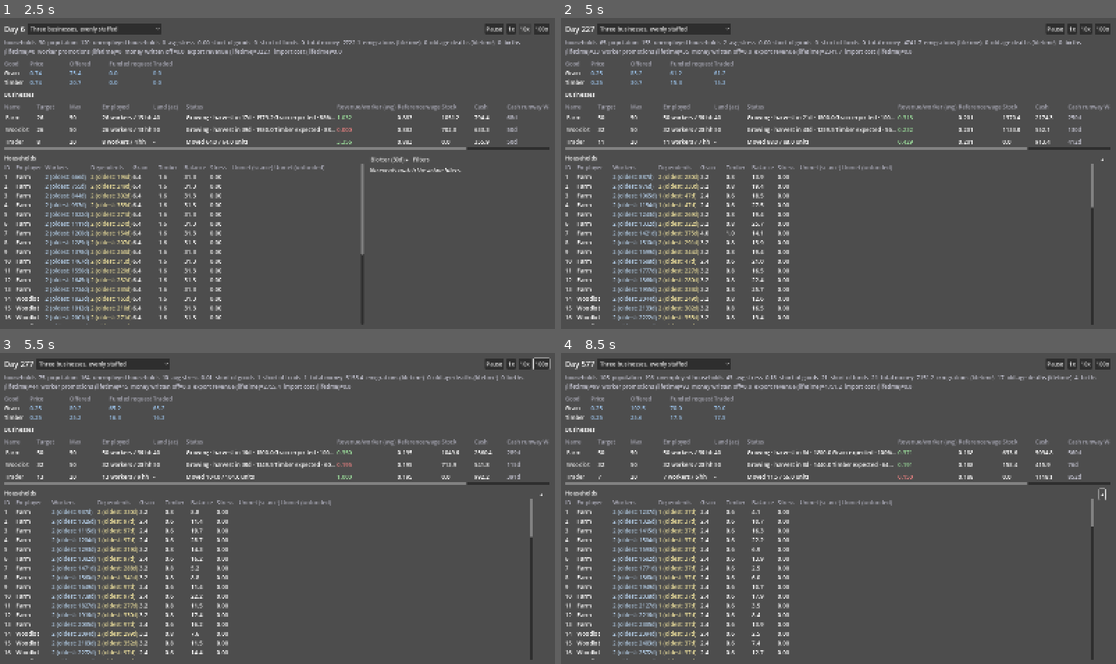
Above: before the commit, frames 1-4 (two rows, left to right).
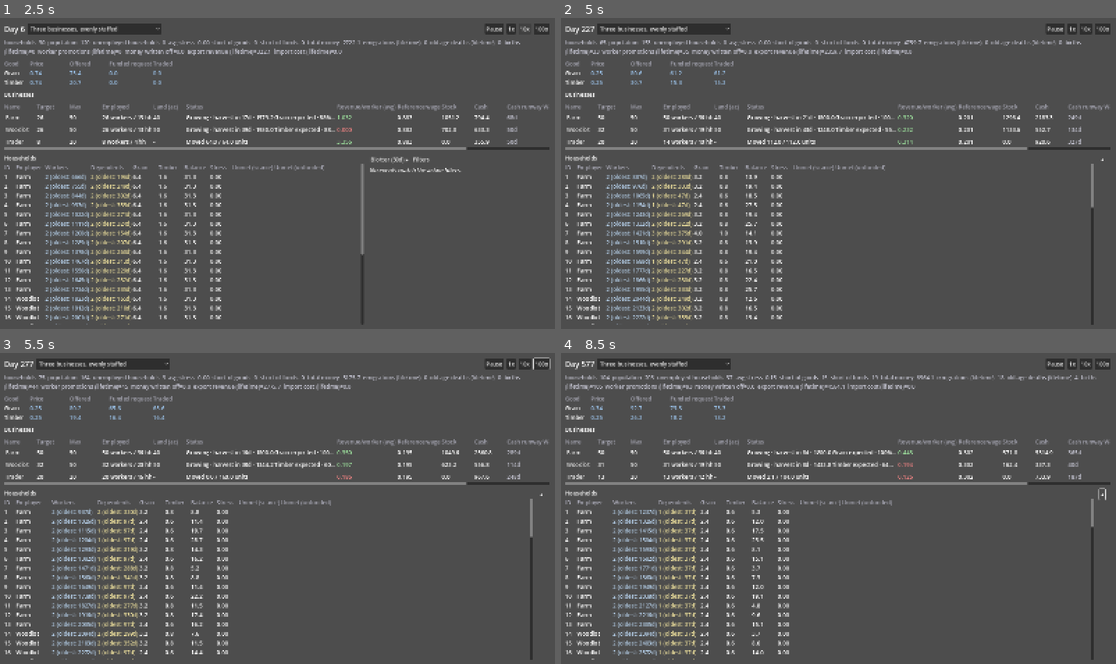
Above: after the commit, the same moments.

Repository: forsman5/sitka
Game: Godot game, scene res://scenes/sim/he_dashboard.tscn
Same seed, same stepped clock (60 frames per second), same inputs: the game is played once before the commit and once after it. This scene is started directly instead of the project's main scene.
Inputs (mouse positions are in pixels of both pictures, inside the frame that each line leads up to):
- Up to frame 1 (2.5 s): click "Three businesses, evenly staf…" at 0.5 s; click "1x" at 1.25 s; click "10x" at 2 s
- Up to frame 2 (5 s): click "100x" at 2.75 s; tap Enter at 3.5 s; move the mouse to (960, 157) at 3.52 s; hold Right (ui_right) 3.53-4.25 s; hold Q 3.53-4.25 s; click (960, 157) at 3.67 s; drag from (727, 189) to (810, 235) at 4.27 s
- Up to frame 3 (5.5 s): move the mouse to (333, 440) at 5.02 s; hold Right (ui_right) from 5.03 s (still down); hold Alt from 5.03 s (still down)
- Up to frame 4 (8.5 s): release Right (ui_right) at 5.75 s; release Alt at 5.75 s; drag from (810, 570) to (672, 461) at 5.77 s; move the mouse to (1005, 555) at 6.52 s; hold Left (ui_left) 6.53-7.25 s; hold Shift 6.53-7.25 s; drag from (672, 461) to (755, 430) at 7.27 s; move the mouse to (866, 508) at 8.02 s; hold Down (ui_down) from 8.03 s (still down); hold E from 8.03 s (still down); click (866, 508) at 8.17 s

Frame 1 is identical in both runs. In frame 2, 4.9% of the frame differs, in the area x 6-94%, y 7-99%; in frame 3, 0.7%; in frame 4, 1.1%.

Commit message:
Stabilize trader staffing across harvest cycles

Diff:
--- a/scripts/sim/harness/run_household_economy.gd
+++ b/scripts/sim/harness/run_household_economy.gd
@@ -27,6 +27,7 @@
 	_check_event_history_survives_busy_categories()
 	_check_field_model_dynamics()
 	_check_labor_self_tunes_toward_profitable_business()
+	_check_trader_employment_does_not_churn_between_harvests()
 	_check_emigration_actually_happens()
 	_check_life_cycle_births_and_aging()
 	_check_old_age_deaths_actually_happen()
@@ -467,6 +468,24 @@
 	_assert(late["trader"]["rolling_average_revenue_per_worker"] > 0.0,
 		"Trader should be earning real revenue by day 300, not stuck at 0 like the permanently-dead-capacity bug this test guards against")
 
+## Supplier harvests arrive every few weeks, so a Trader should not lay off
+## workers every time a single seven-day stretch contains no surplus. Check
+## both the plain and Bloomery economies after their initial adjustment.
+func _check_trader_employment_does_not_churn_between_harvests() -> void:
+	print("\n=== Trader: staffing remains stable across supplier harvest gaps ===")
+	for scenario in ["build_three_business_economy", "build_three_business_economy_with_bloomery"]:
+		var sim := _new_sim(scenario)
+		var late_layoff_days := 0
+		for _day in 500:
+			sim.advance_ticks(1)
+			if sim.day <= 210:
+				continue
+			var latest_firing := sim.get_business_employment_events(HEScenarioSeeds.TRADER_BUSINESS_ID, "fired", 1)
+			if not latest_firing.is_empty() and latest_firing[0]["day"] == sim.day - 1:
+				late_layoff_days += 1
+		print("  %s: %d Trader layoff days from day 211 to 500" % [scenario, late_layoff_days])
+		_assert(late_layoff_days <= 4, "Trader repeatedly laid off staff between supplier harvests in %s (%d layoff days)" % [scenario, late_layoff_days])
+
 func _business_snapshot(sim: HESimulation, day: int) -> Dictionary:
 	sim.advance_ticks(day - sim.day)
 	var out := {}
--- a/scripts/sim/household_economy/he_simulation.gd
+++ b/scripts/sim/household_economy/he_simulation.gd
@@ -154,6 +154,9 @@
 ## today-but-conceptually-distinct constant for the zero-capacity recovery
 ## case below, which has no wage signal to be proportional to at all.
 const CAPACITY_EVAL_INTERVAL_DAYS := 7
+## Trader revenue arrives in batches after supplier harvests; one decision
+## per roughly farm-harvest interval avoids reacting to the same gap weekly.
+const TRADER_CAPACITY_EVAL_INTERVAL_DAYS := 21
 const CAPACITY_STEP_MAX_WORKERS := 4
 const CAPACITY_TRIAL_HIRE_WORKERS := 4
 const WAGE_PROFIT_MARGIN := 0.1
@@ -1289,13 +1292,13 @@
 ## How often (in days, always a whole multiple of CAPACITY_EVAL_INTERVAL_
 ## DAYS so it still only ever fires on one of the ticks the calling
 ## _daily_tick has already gated on that cadence) a business's TARGET
-## capacity should actually be re-evaluated. A field-model business grows
-## its own re-evaluation cadence with its production lag (roughly a sixth
-## of its own growth cycle) instead of always using the flat weekly
-## default -- see _evaluate_business_capacity's doc comment for why judging
-## it that often would compound many step changes before the first one's
-## effect on revenue is even visible.
+## capacity should actually be re-evaluated. Trader uses three weeks because
+## its suppliers release stock in harvest batches. A field-model business
+## grows its cadence with its production lag (roughly a sixth of its growth
+## cycle) so step changes do not compound before output responds.
 func _capacity_eval_interval_days(b: HEBusiness) -> int:
+	if b.kind == HEBusiness.Kind.TRADER:
+		return TRADER_CAPACITY_EVAL_INTERVAL_DAYS
 	if not b.uses_field_model():
 		return CAPACITY_EVAL_INTERVAL_DAYS
 	var weeks: int = maxi(1, roundi(float(b.growth_days) / 6.0 / float(CAPACITY_EVAL_INTERVAL_DAYS)))
--- a/scripts/sim/household_economy/records/he_business.gd
+++ b/scripts/sim/household_economy/records/he_business.gd
@@ -17,8 +17,8 @@
 ## recipe and produces nothing. Instead it draws down whichever PRODUCTION
 ## business's stock has grown past a comfortable reserve, converting it to
 ## money at a deliberately low price -- see he_simulation.gd's _run_trade.
-## Everything else about it (hiring, wages, weekly capacity self-tuning) is
-## identical to a PRODUCTION business.
+## It uses the same hiring and wage rules, but its capacity decision uses a
+## longer revenue window and review interval to span supplier harvests.
 ##
 ## A PRODUCTION business's `recipe.inputs` (e.g. the Bloomery: wood +
 ## iron ore -> iron) are bought business-to-business and retained in its
@@ -31,6 +31,10 @@
 const HEField = preload("res://scripts/sim/household_economy/records/he_field.gd")
 
 const WAGE_ROLLING_WINDOW_DAYS := 7
+## The seeded Woodlot's four stands harvest roughly 45 days apart. A Trader
+## can see no export revenue in a one-week window even while its trade is
+## profitable over a supplier's harvest cycle.
+const TRADER_REVENUE_WINDOW_DAYS := 45
 
 ## Independent of WAGE_ROLLING_WINDOW_DAYS -- this backs the dashboard's
 ## cash-trend sparkline (see he_simulation.gd's get_business_reports()),
@@ -216,10 +220,14 @@
 ## own crop cycle for field-model businesses (see he_simulation.gd's
 ## _evaluate_business_capacity doc comment for why a full cycle, not a
 ## fixed week, is the right smoothing window when income arrives in
-## lumps at harvest rather than daily) -- Trader and legacy PRODUCTION
-## businesses fall back to the same WAGE_ROLLING_WINDOW_DAYS as the wage.
+## lumps at harvest rather than daily). Trader revenue is also harvest-
+## driven; only legacy instant-output businesses use the wage window.
 func rolling_window_days() -> int:
-	return growth_days if uses_field_model() else WAGE_ROLLING_WINDOW_DAYS
+	if uses_field_model():
+		return growth_days
+	if kind == Kind.TRADER:
+		return TRADER_REVENUE_WINDOW_DAYS
+	return WAGE_ROLLING_WINDOW_DAYS
 
 func record_revenue_per_worker_day(value: float) -> void:
 	_revenue_per_worker_history.append(value)
--- a/scripts/sim/household_economy/records/he_household.gd
+++ b/scripts/sim/household_economy/records/he_household.gd
@@ -220,14 +220,9 @@
 		and demographics.food_stress <= BIRTH_STRESS_THRESHOLD
 	_consecutive_prosperous_days = (_consecutive_prosperous_days + 1) if prosperous else 0
 
-## Wraps demographics.remove_member() for emigration so _dependent_ages
-## stays in sync: that pooled method decrements dependents directly with no
-## idea this household is also tracking individual ages, so removing a
-## dependent here must also pop one age entry -- otherwise _dependent_ages
-## ends up with more entries than demographics.dependents actually is, and
-## evaluate_aging() below can later drive dependents negative promoting from
-## that phantom surplus (which headcount()/is_empty() would then silently
-## miscount, since nothing re-checks emptiness after aging).
+## Wraps demographics.remove_member() for emigration so both age arrays stay
+## in sync with the aggregate counts. The pooled method removes a dependent
+## first, then a worker, but knows nothing about their individual ages.
 ##
 ## "Emigration" is a cosmetic label for now, not a real destination -- H1
 ## is still one isolated settlement. The mechanic is identical to what was
@@ -240,6 +235,8 @@
 	demographics.remove_member()
 	if removing_a_dependent and not _dependent_ages.is_empty():
 		_dependent_ages.pop_back()
+	elif not removing_a_dependent and not _worker_ages.is_empty():
+		_worker_ages.pop_back()
 
 ## Monthly: removes every dependent whose age has crossed
 ## AGING_THRESHOLD_DAYS from THIS household and returns how many. Jobs are
